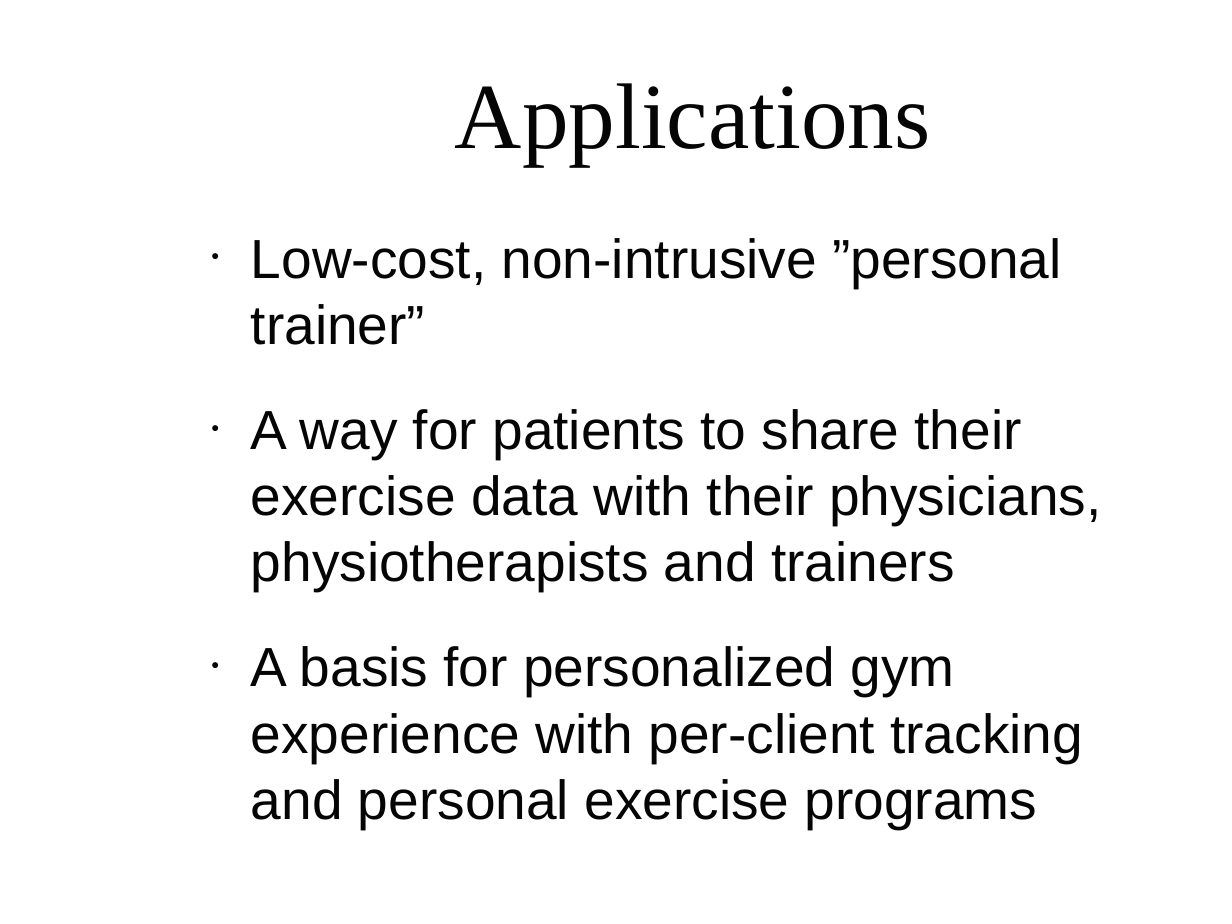
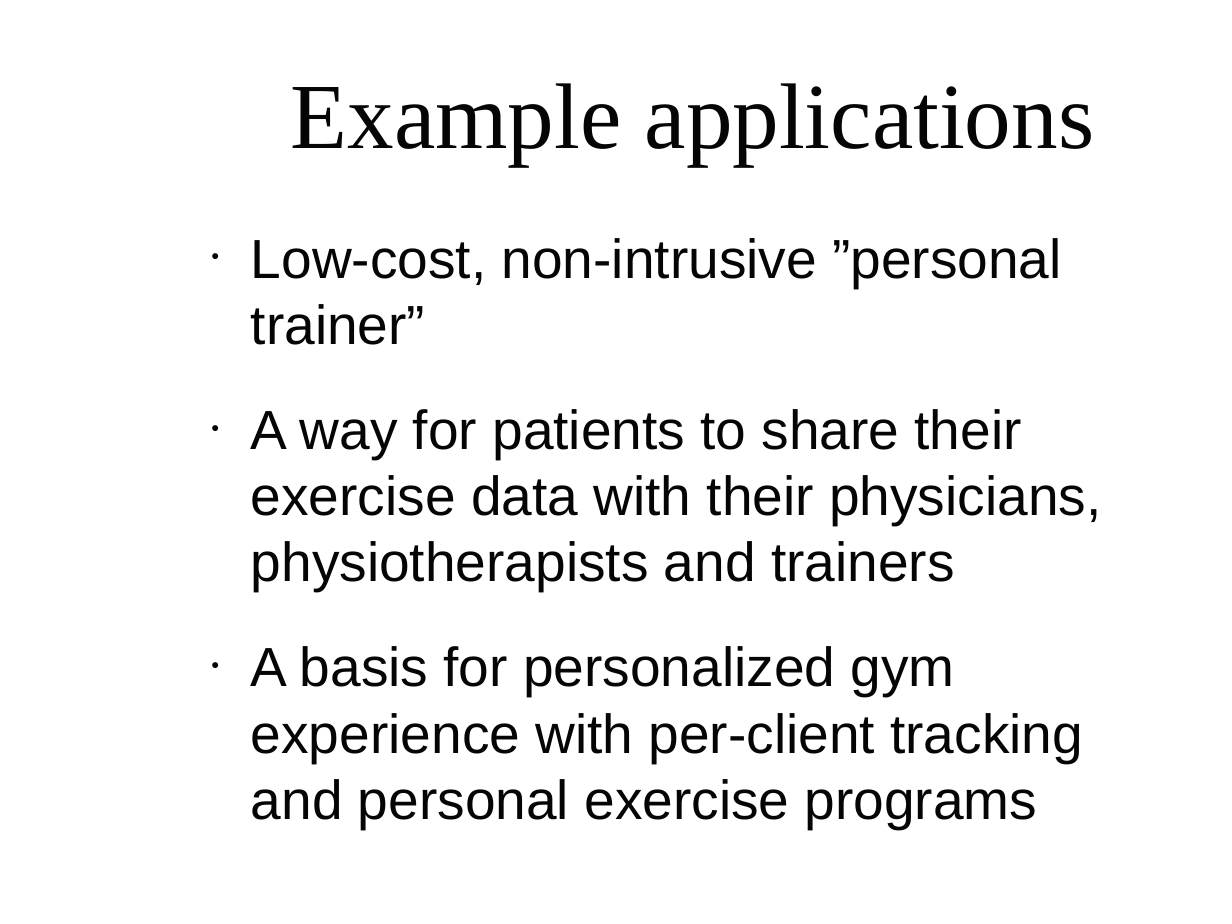
Before and after one commit to ilmoeuro/futurehack2016, a slide deck: slide 3 of doc/presentation.odp (slide 11 before the commit). Drawn at 1232x924 pixels with LibreOffice and Linux fonts; fonts in the diff are those of the drawing; background and template pictures are left out. Boxes give left, top, right and bottom in pixels: in the first picture for what was removed or moved away, otherwise in the second. Text is boxed around its words. In the diff, an @@ line names an element or a change of style, - is before the commit and + after.

Commit message:
** Improved presentation

```diff
--- a/doc/presentation.odp
+++ b/doc/presentation.odp
@@ title at [291,83,1094,166]: text changed @@
-Applications
+Example applications
```
